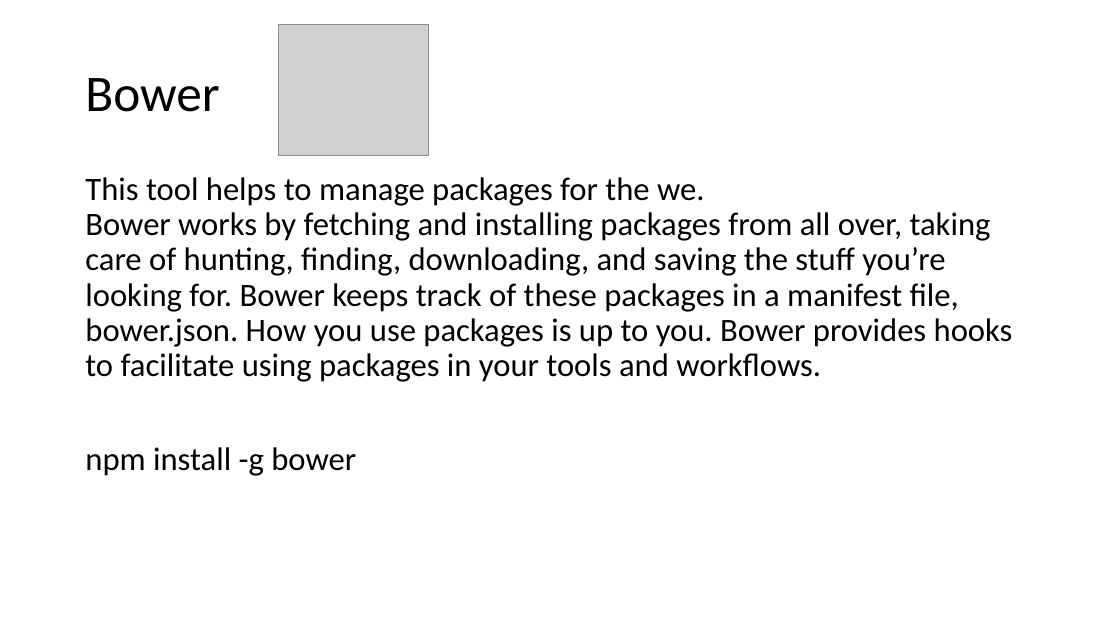
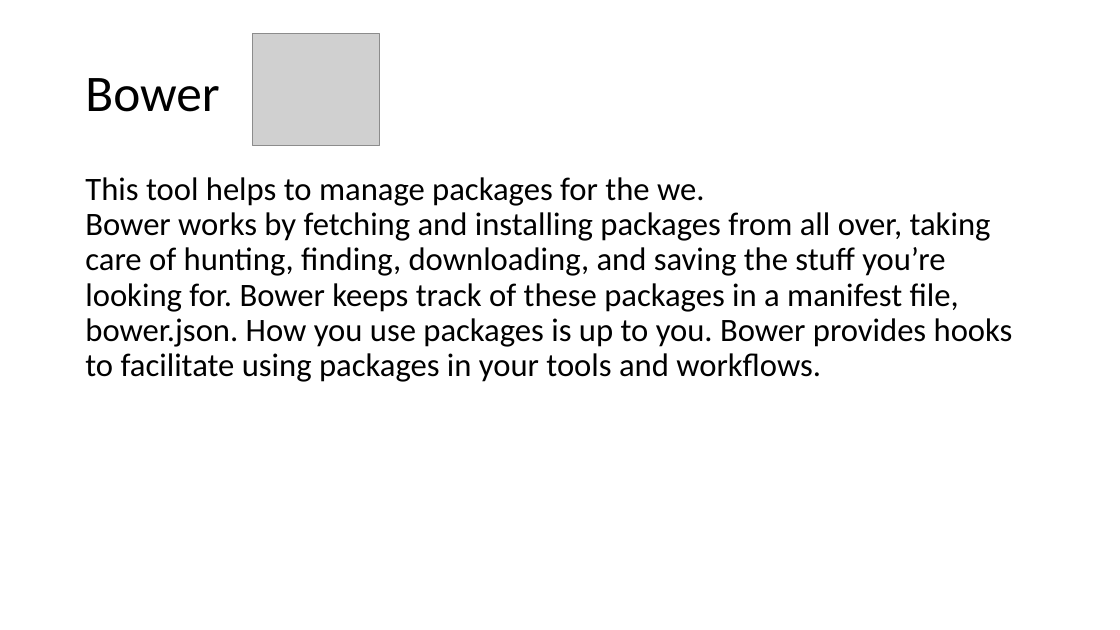
Before and after one commit to artuste/angularjs-json, a slide deck: slide 8 of doc/Presentation_Front_End.pptx (slide 7 before the commit). Drawn at 1120x630 pixels with LibreOffice and Linux fonts; fonts in the diff are those of the drawing; grey boxes stand for pictures; background and template pictures are left out. Boxes give left, top, right and bottom in pixels: in the first picture for what was removed or moved away, otherwise in the second. Text is boxed around its words. In the diff, an @@ line names an element or a change of style, - is before the commit and + after.

```diff
--- a/doc/Presentation_Front_End.pptx
+++ b/doc/Presentation_Front_End.pptx
@@ picture: place and size @@
-picture at (279,24,429,155)
+picture at (252,34,380,145)
@@ text at (85,447,356,476): paragraph removed @@
-npm install -g bower
```
Also in this commit, not shown: 7 other slides changed, 6 slides added.
